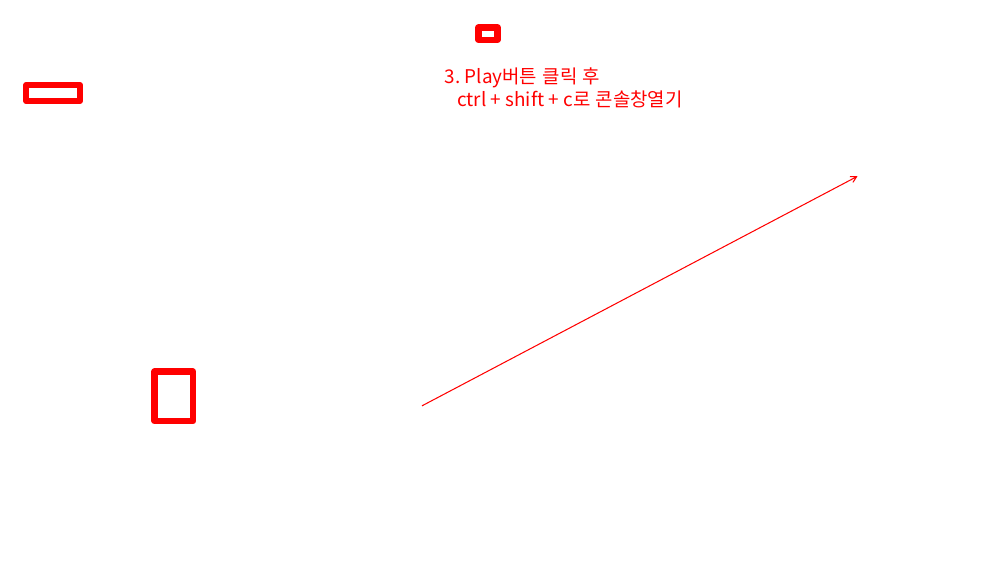
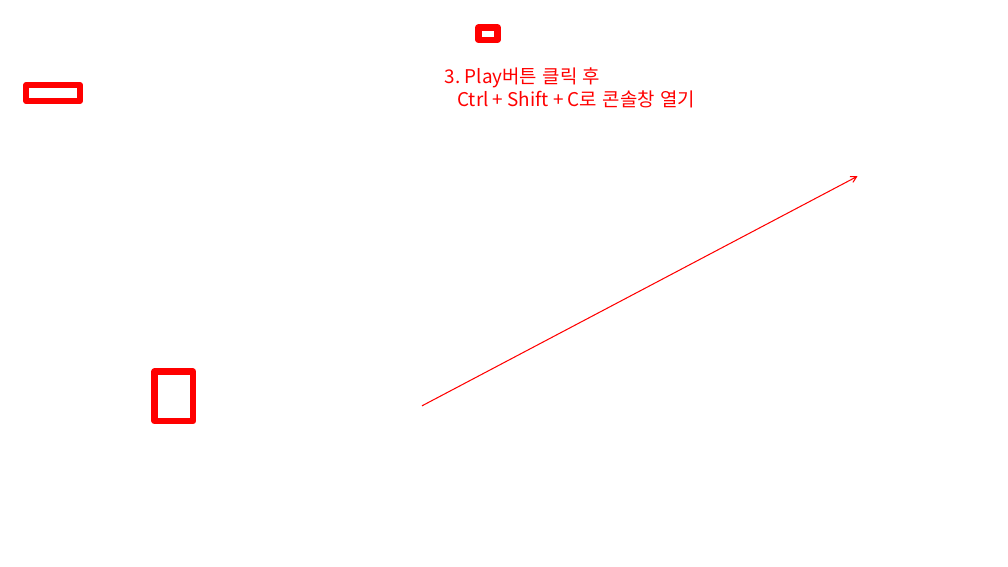
Before and after one commit to Comet-Csms/Unity, a slide deck: slide 20 of Learning Materials/Unity/환경설정.pptx (slide 18 before the commit). Drawn at 1008x567 pixels with LibreOffice and Linux fonts; fonts in the diff are those of the drawing; background and template pictures are left out. Boxes give left, top, right and bottom in pixels: in the first picture for what was removed or moved away, otherwise in the second. Text is boxed around its words. In the diff, an @@ line names an element or a change of style, - is before the commit and + after.

```diff
--- a/Learning Materials/Unity/환경설정.pptx
+++ b/Learning Materials/Unity/환경설정.pptx
@@ text at bbox=[457, 90, 695, 108]: text changed @@
-ctrl + shift + c로 콘솔창열기
+Ctrl + Shift + C로 콘솔창 열기
```
Also in this commit, not shown: 2 other slides changed, 8 slides added, 2 slides removed.
